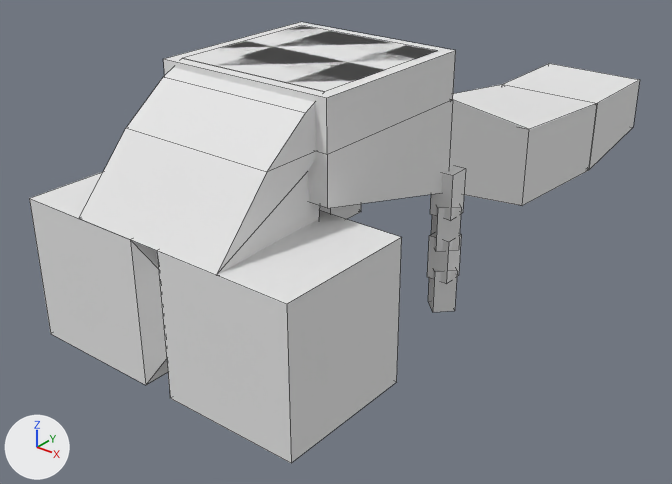
Before and after pictures for a commit that changed the OBJ model mccore/src/main/resources/assets/ivv/objmodels/parts/hitch.obj.
Both versions are drawn from a 50 mm lens placed at (0.358, -0.425, 0.237), pointed at (-0.035, 0.068, -0.068). The axes (+X, +Y, +Z) are drawn at lower left. The lights are the same throughout. Mesh edges are drawn as thin lines. Where no turn or scale is listed for an object, it has been applied to the vertices. Vertices at the same position are counted once.

Names of what the first picture shows: '#joint_alt', '#pivot_alt', 'chain', 'connectormount', 'joint', 'mount', 'pivot'.
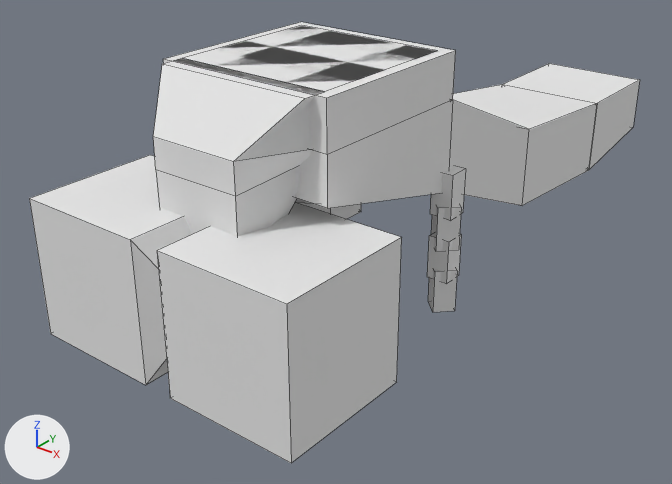
The change, as a list of edits to the scene's bpy script:
```text
Change me_joint_alt:
    where me_joint_alt.from_pydata(...)  # 16 vertices, 14 faces; spans x -0.0547..0.0547, y -0.1406..-0.0469, z 0.0..0.0938
    used by ob_joint_alt; location = (0.0, 0.0, 0.0)
    me_joint_alt part 1
    me_joint_alt.vertices[1].co: (0.0547, -0.1016, 0.0625) -> (0.0312, -0.1016, 0.0625)  # pixel (266, 172) -> pixel (233, 161)
    me_joint_alt.vertices[2].co: (0.0547, -0.1406, 0.0195) -> (0.0312, -0.1016, 0.043)  # pixel (216, 275) -> pixel (235, 196)
    me_joint_alt.vertices[4].co: (-0.0547, -0.1406, 0.0195) -> (-0.0312, -0.1016, 0.043)  # pixel (78, 218) -> pixel (155, 169)
    me_joint_alt.vertices[5].co: (-0.0547, -0.1016, 0.0625) -> (-0.0312, -0.1016, 0.0625)  # pixel (125, 128) -> pixel (153, 136)
    me_joint_alt.vertices[8].co: (-0.0547, -0.0703, 0.0859) -> (-0.0547, -0.0703, 0.0938)  # pixel (163, 76) -> pixel (162, 63)
    me_joint_alt.vertices[9].co: (0.0547, -0.0703, 0.0859) -> (0.0547, -0.0703, 0.0938)  # pixel (305, 112) -> pixel (305, 98)
    me_joint_alt.vertices[12].co: (0.0547, -0.0625, 0.0) -> (0.0312, -0.0625, 0.0156)
    me_joint_alt.vertices[13].co: (0.0547, -0.0938, 0.0) -> (0.0312, -0.1016, 0.0)
    me_joint_alt.vertices[14].co: (-0.0547, -0.0938, 0.0) -> (-0.0312, -0.1016, 0.0)
    me_joint_alt.vertices[15].co: (-0.0547, -0.0625, 0.0) -> (-0.0312, -0.0625, 0.0156)
```

Changed parts and their boxes [x1, y1, x2, y2] in the pictures (672 x 484 px):
'#joint_alt', reshaped
    before: [79, 68, 320, 275]
    after: [153, 59, 322, 236]
